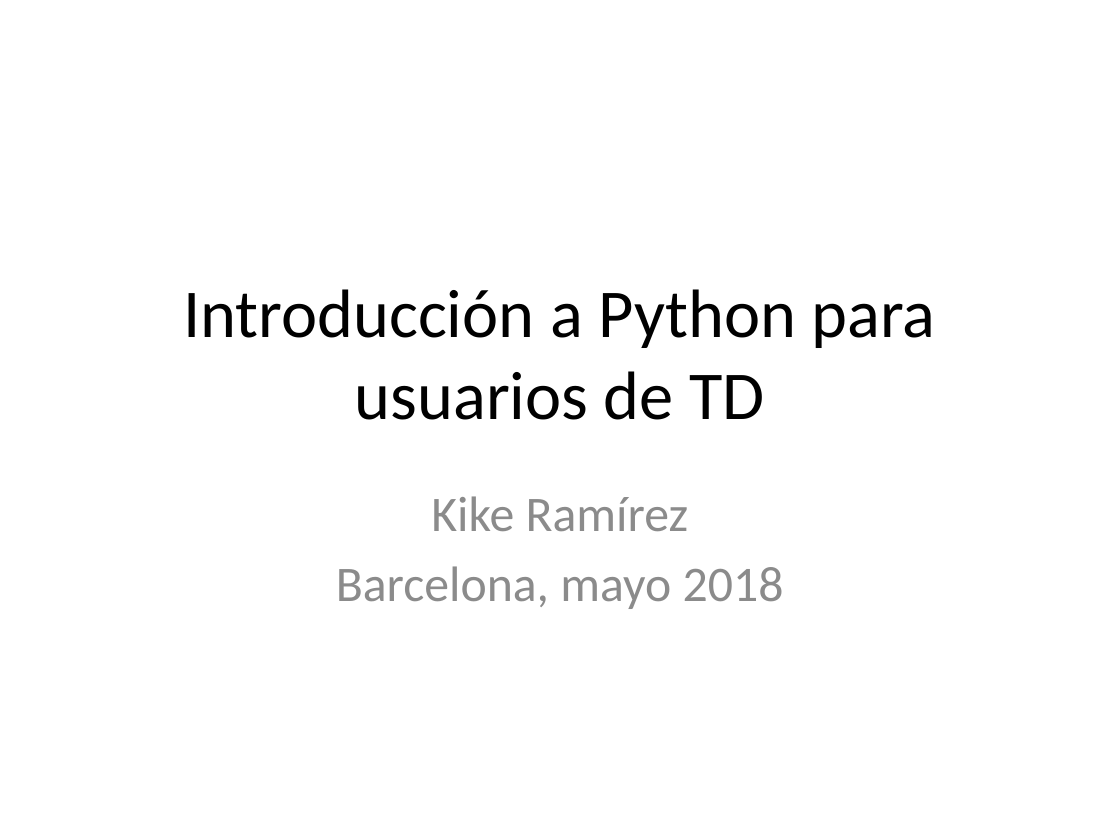
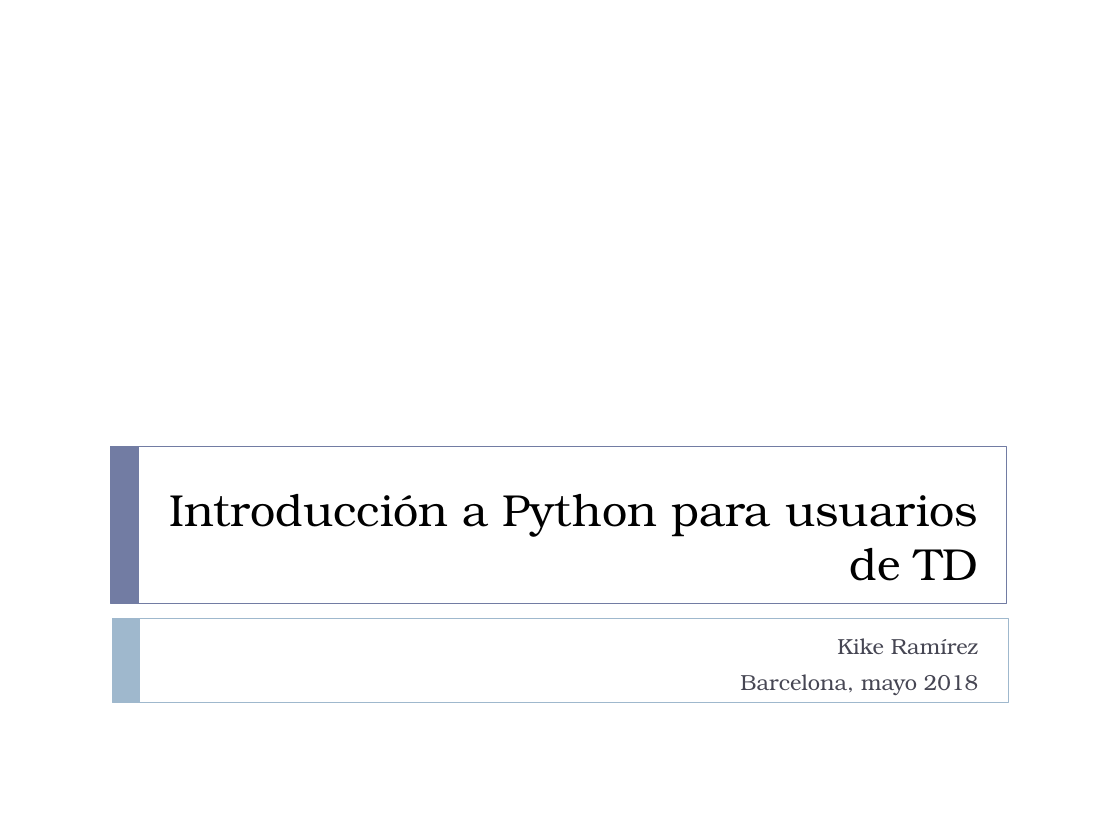
Before and after one commit to Kike-Ramirez/intro-py-td, a slide deck: slide 1 of docs/Python for TD Workshop - ROTOR.pptx. Drawn at 1120x840 pixels with LibreOffice and Linux fonts; fonts in the diff are those of the drawing. Boxes give left, top, right and bottom in pixels: in the first picture for what was removed or moved away, otherwise in the second. Text is boxed around its words. In the diff, an @@ line names an element or a change of style, - is before the commit and + after.

```diff
--- a/docs/Python for TD Workshop - ROTOR.pptx
+++ b/docs/Python for TD Workshop - ROTOR.pptx
@@ rectangle added at box(111, 447, 1007, 604), outline #727CA3 0.5 pt @@
@@ rectangle added at box(111, 447, 139, 604), fill #727CA3 @@
@@ title "Introducción a Python para usuarios ...": place and size @@
-title "Introducción a Python para usuarios ..." at box(183, 289, 936, 420)
+title "Introducción a Python para usuarios ..." at box(169, 494, 979, 581)
@@ title "Introducción a Python para usuarios ..." at box(169, 494, 979, 581): size 44 to 28.8 pt, font Calibri to TeX Gyre Bonum; alignment centre to right; vertical alignment middle to top @@
@@ rectangle added at box(112, 618, 1008, 702), outline #9FB8CD 0.5 pt @@
@@ rectangle added at box(112, 618, 140, 702), fill #9FB8CD @@
@@ subtitle "Kike Ramírez": place and size @@
-subtitle "Kike Ramírez" at box(336, 496, 784, 609)
+subtitle "Kike Ramírez" at box(740, 638, 978, 695)
@@ subtitle "Kike Ramírez" at box(740, 638, 978, 695): size 32 to 14 pt, font Calibri to TeX Gyre Bonum, text colour #8C8C8C to #464653; alignment centre to right @@
```
Also in this commit, not shown: 27 other slides changed, 2 slides added, 2 slides removed, 11 other files.
